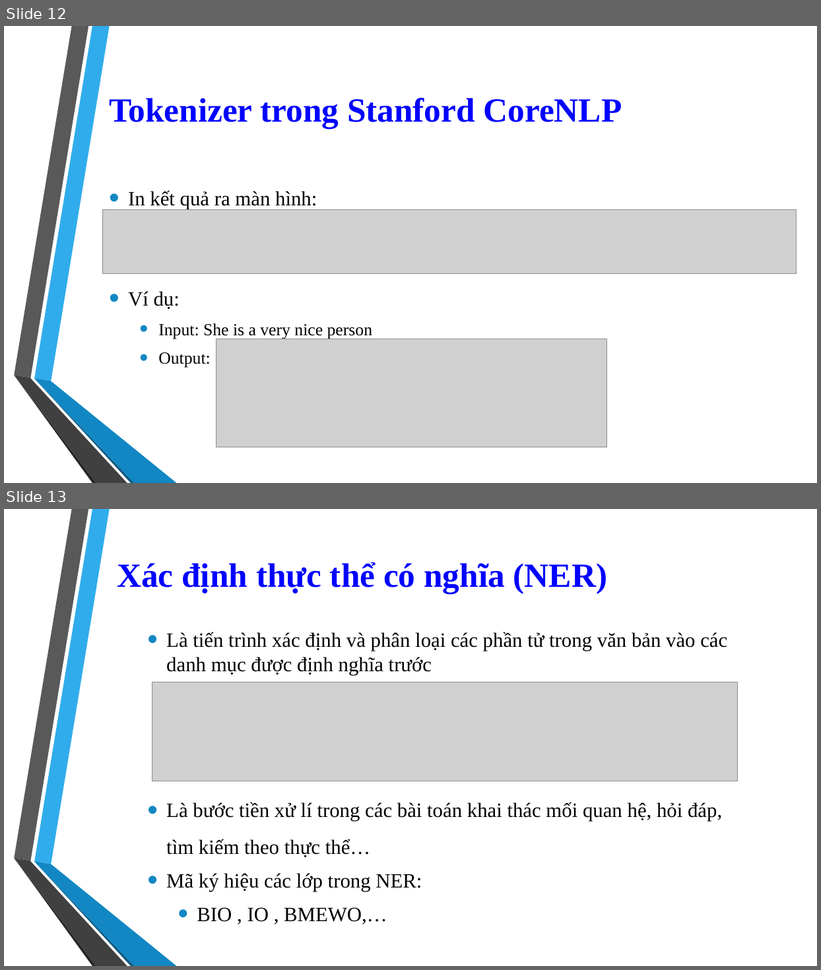
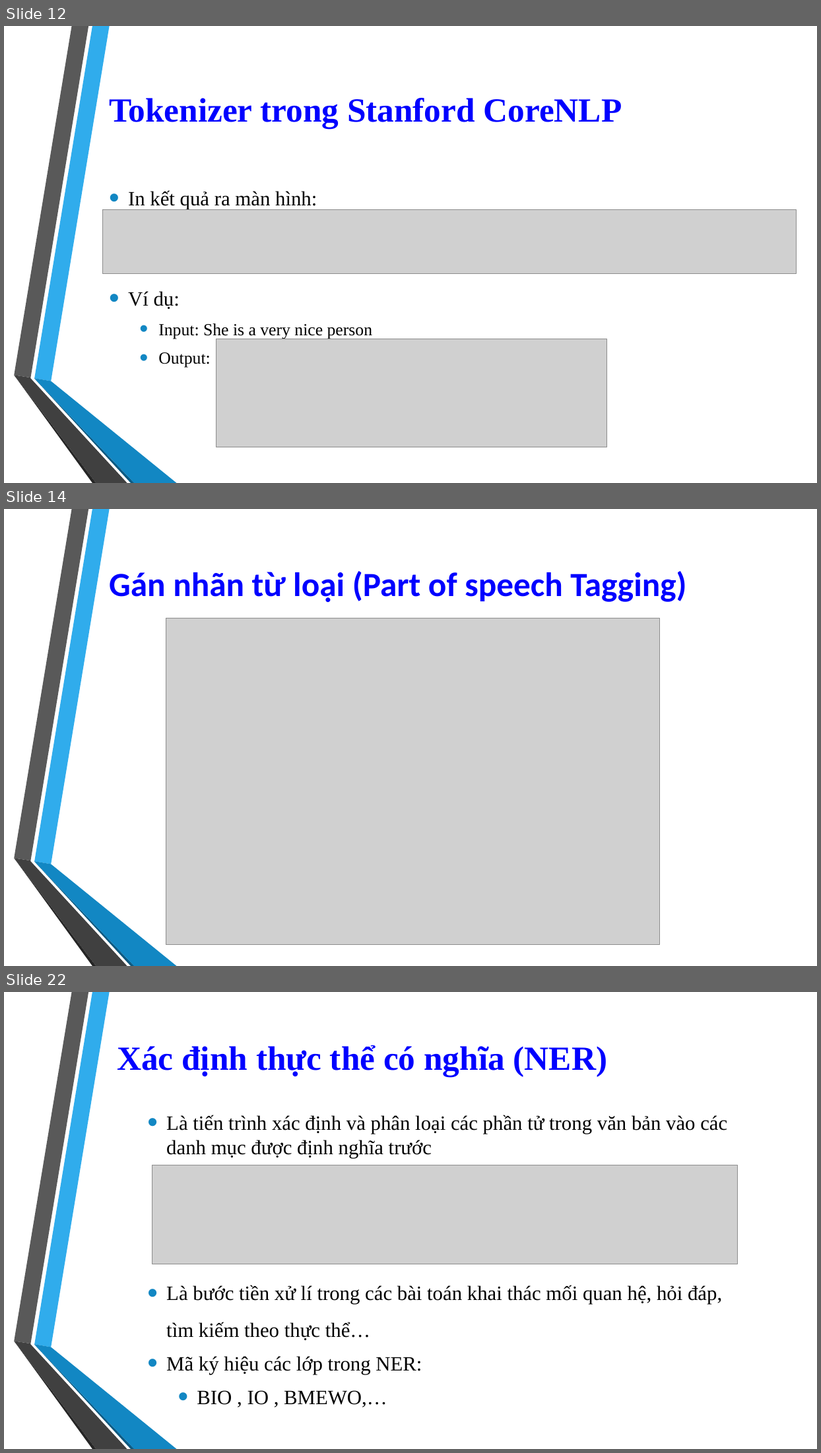
Before and after one commit to 1412520/TextMining, a slide deck: Seminar/Stanford_CoreNLP.pptx. Shown one above the other, each under a label of ours: slides 12 and 13 before the commit, slides 12, 14 and 22 after it; the slides between them are not shown. The pictures are 821x970 and 821x1453 pixels, drawn with LibreOffice and Linux fonts; fonts in the diff are those of the drawing; grey boxes stand for pictures; background and template pictures are left out. Boxes give left, top, right and bottom in pixels: in the first picture for what was removed or moved away, otherwise in the second. Text is boxed around its words. In the diff, an @@ line names an element or a change of style, - is before the commit and + after.

```diff
--- a/Seminar/Stanford_CoreNLP.pptx
+++ b/Seminar/Stanford_CoreNLP.pptx
@@ slide 14 added at (4,509,817,966), background picture (left out); not listed: 6 template elements that a slide beside it also shows @@
@@ title added at (109,571,686,602), 40 pt, text #0000FF, bold @@
+Gán nhãn từ loại (Part of speech Tagging)
@@ picture added at (166,618,660,945) @@
@@ what was slide 13 is now slide 22 @@
```
Also in this commit, not shown: 1 slide changed, 8 other slides added, 2 other files.
